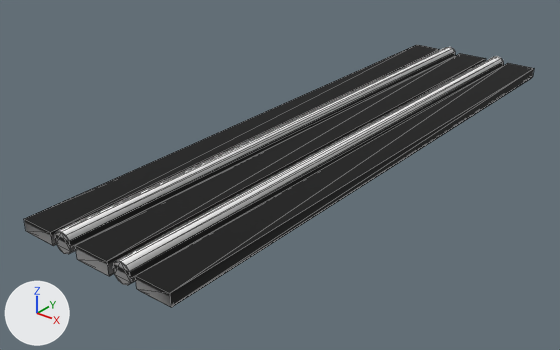
The FBX model FPS Demo/Assets/Users/Ira/models/light.FBX as it was, and as the next commit left it.
One viewpoint serves both versions: a 50 mm camera at (7.94, -11.64, 5.84) aimed at (-0.6, -0.96, -0.78). The axes (+X, +Y, +Z) are drawn at lower left. The lights are the same throughout. Mesh edges are drawn as thin lines.
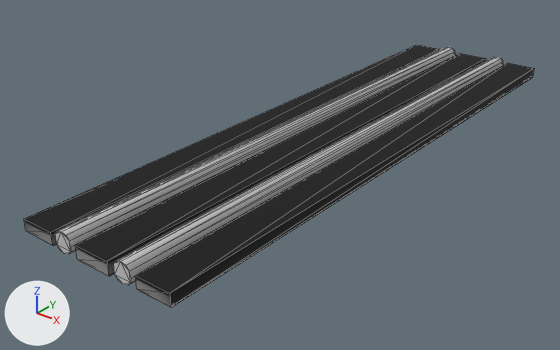
What changed in the scene script:
```text
Add mat_ceiling_light:
    mat_ceiling_light = principled_material('ceiling_light')
    mat_ceiling_light.base_color = (0.588, 0.588, 0.588)  # light grey #cacaca
    mat_ceiling_light.roughness = 0.859
Change me_mesh:
    where me_mesh.from_pydata(...)  # 96 vertices, 172 faces; spans x -1.58..1.58, y -5.97..5.97, z -0.19..0.19
    used by ob_box043; location = (0.0, 0.0, 0.0)
    me_mesh part 1: 48 of the faces centred in x -0.83..0.82, y -1.99..1.99, z -0.17..0.18 switch from mat_light (picture img_light_ao_jpg) to mat_ceiling_light (light grey #cacaca)
    me_mesh part 2: 20 of the faces centred in x -0.82..0.82, y -5.97, z -0.14..0.15 switch from mat_light (picture img_light_ao_jpg) to mat_ceiling_light (light grey #cacaca)
```

Boxes (x1, y1, x2, y2) around the edits, measured in the pictures (560 x 350 px):
part 1 of me_mesh, recoloured
    both: (59, 47, 504, 284)
part 2 of me_mesh, recoloured
    both: (55, 231, 131, 285)
